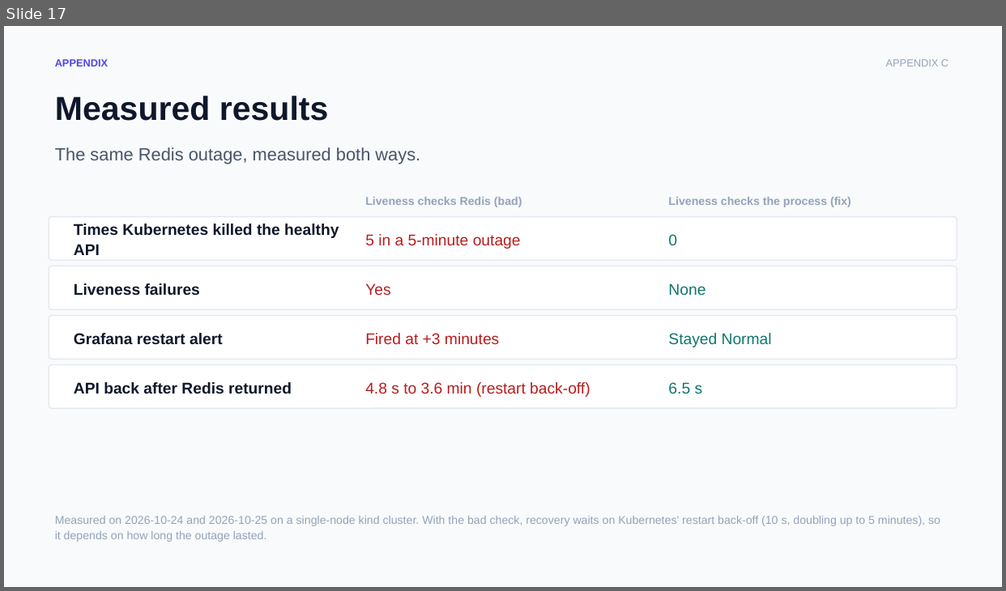
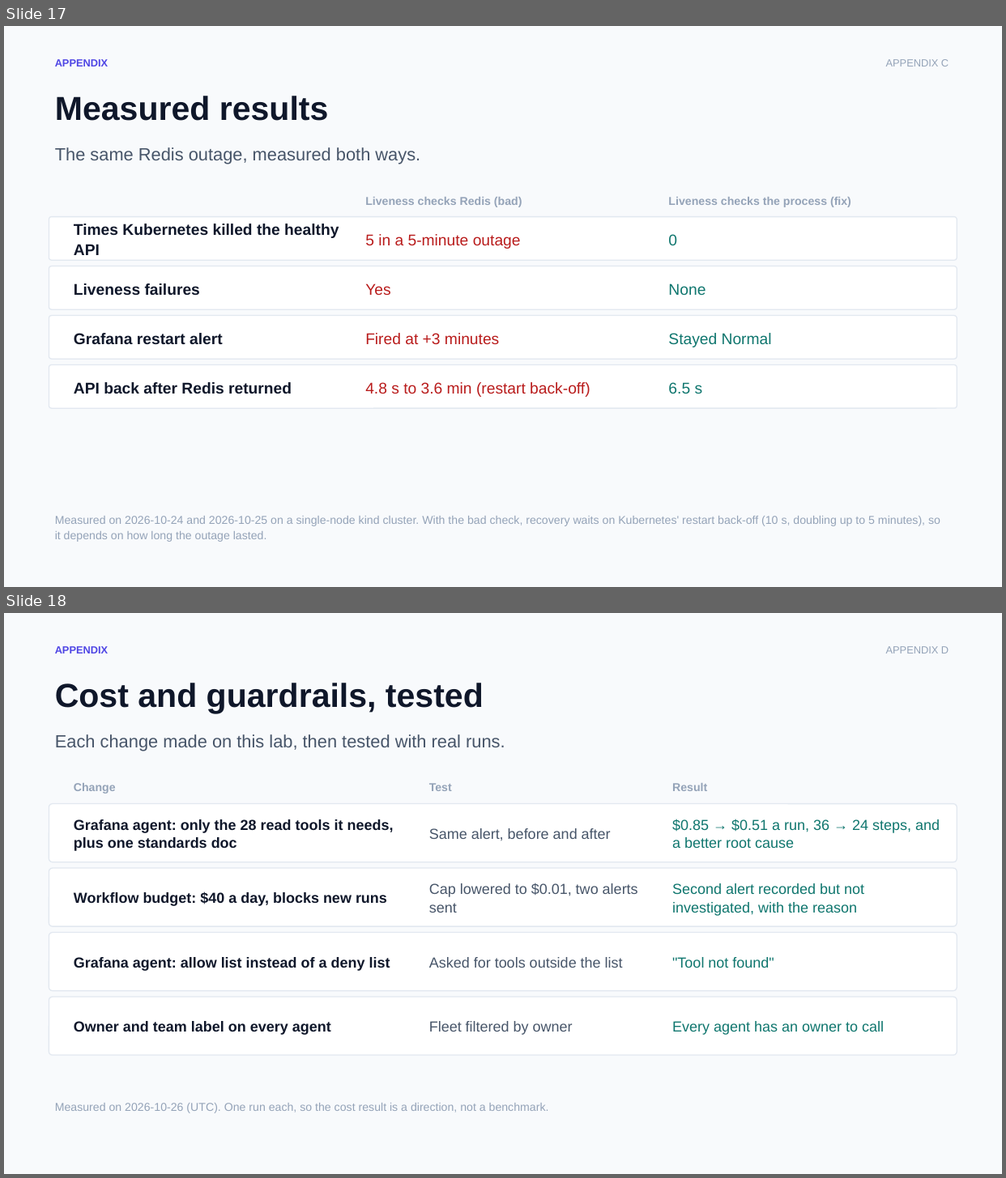
Before and after one commit to chizeni24/komodor-production-lab, a slide deck: docs/presentation/KAOP_Customer_Pitch.pptx. Shown one above the other, each under a label of ours: slide 17 before the commit, slides 17 and 18 after it. The pictures are 1006x591 and 1006x1178 pixels, drawn with LibreOffice and Linux fonts; fonts in the diff are those of the drawing. Boxes give left, top, right and bottom in pixels: in the first picture for what was removed or moved away, otherwise in the second. Text is boxed around its words. In the diff, an @@ line names an element or a change of style, - is before the commit and + after.

```diff
--- a/docs/presentation/KAOP_Customer_Pitch.pptx
+++ b/docs/presentation/KAOP_Customer_Pitch.pptx
@@ slide 18 added at box(4, 613, 1002, 1174), background #F8FAFC @@
@@ text added at box(55, 646, 108, 653), 10 pt, text #4F46E5, bold @@
+APPENDIX
@@ text added at box(886, 646, 948, 653), 10 pt, text #94A3B8 @@
+APPENDIX D
@@ text added at box(55, 683, 484, 713), 32 pt, text #0F172A, bold @@
+Cost and guardrails, tested
@@ text added at box(55, 735, 505, 752), 17 pt, text #475569 @@
+Each change made on this lab, then tested with real runs.
@@ rounded rectangle added at box(49, 804, 957, 862), fill #FFFFFF, outline #E2E8F0 1 pt @@
@@ text added at box(74, 783, 116, 794), 11 pt, text #94A3B8, bold @@
+Change
@@ text added at box(429, 783, 452, 791), 11 pt, text #94A3B8, bold @@
+Test
@@ text added at box(672, 783, 707, 791), 11 pt, text #94A3B8, bold @@
+Result
@@ text added at box(74, 820, 394, 851), 14 pt, text #0F172A, bold @@
+Grafana agent: only the 28 read tools it needs, plus one standards doc
@@ text added at box(429, 828, 611, 841), 14 pt, text #475569 @@
+Same alert, before and after
@@ text added at box(672, 819, 940, 848), 14 pt, text #0F766E @@
+$0.85 → $0.51 a run, 36 → 24 steps, and a better root cause
@@ rounded rectangle added at box(49, 868, 957, 926), fill #FFFFFF, outline #E2E8F0 1 pt @@
@@ text added at box(74, 892, 387, 906), 14 pt, text #0F172A, bold @@
+Workflow budget: $40 a day, blocks new runs
@@ text added at box(429, 883, 638, 913), 14 pt, text #475569 @@
+Cap lowered to $0.01, two alerts sent
@@ text added at box(672, 884, 864, 916), 14 pt, text #0F766E @@
+Second alert recorded but not investigated, with the reason
@@ rounded rectangle added at box(49, 933, 957, 991), fill #FFFFFF, outline #E2E8F0 1 pt @@
@@ text added at box(74, 957, 390, 971), 14 pt, text #0F172A, bold @@
+Grafana agent: allow list instead of a deny list
@@ text added at box(429, 957, 623, 968), 14 pt, text #475569 @@
+Asked for tools outside the list
@@ text added at box(672, 957, 774, 968), 14 pt, text #0F766E @@
+"Tool not found"
@@ rounded rectangle added at box(49, 997, 957, 1055), fill #FFFFFF, outline #E2E8F0 1 pt @@
@@ text added at box(74, 1021, 331, 1035), 14 pt, text #0F172A, bold @@
+Owner and team label on every agent
@@ text added at box(429, 1021, 573, 1035), 14 pt, text #475569 @@
+Fleet filtered by owner
@@ text added at box(672, 1021, 884, 1035), 14 pt, text #0F766E @@
+Every agent has an owner to call
@@ text added at box(55, 1103, 549, 1114), 11 pt, text #94A3B8 @@
+Measured on 2026-10-26 (UTC). One run each, so the cost result is a direction, not a benchmark.
```
Also in this commit, not shown: 3 slides changed, 1 other file.
